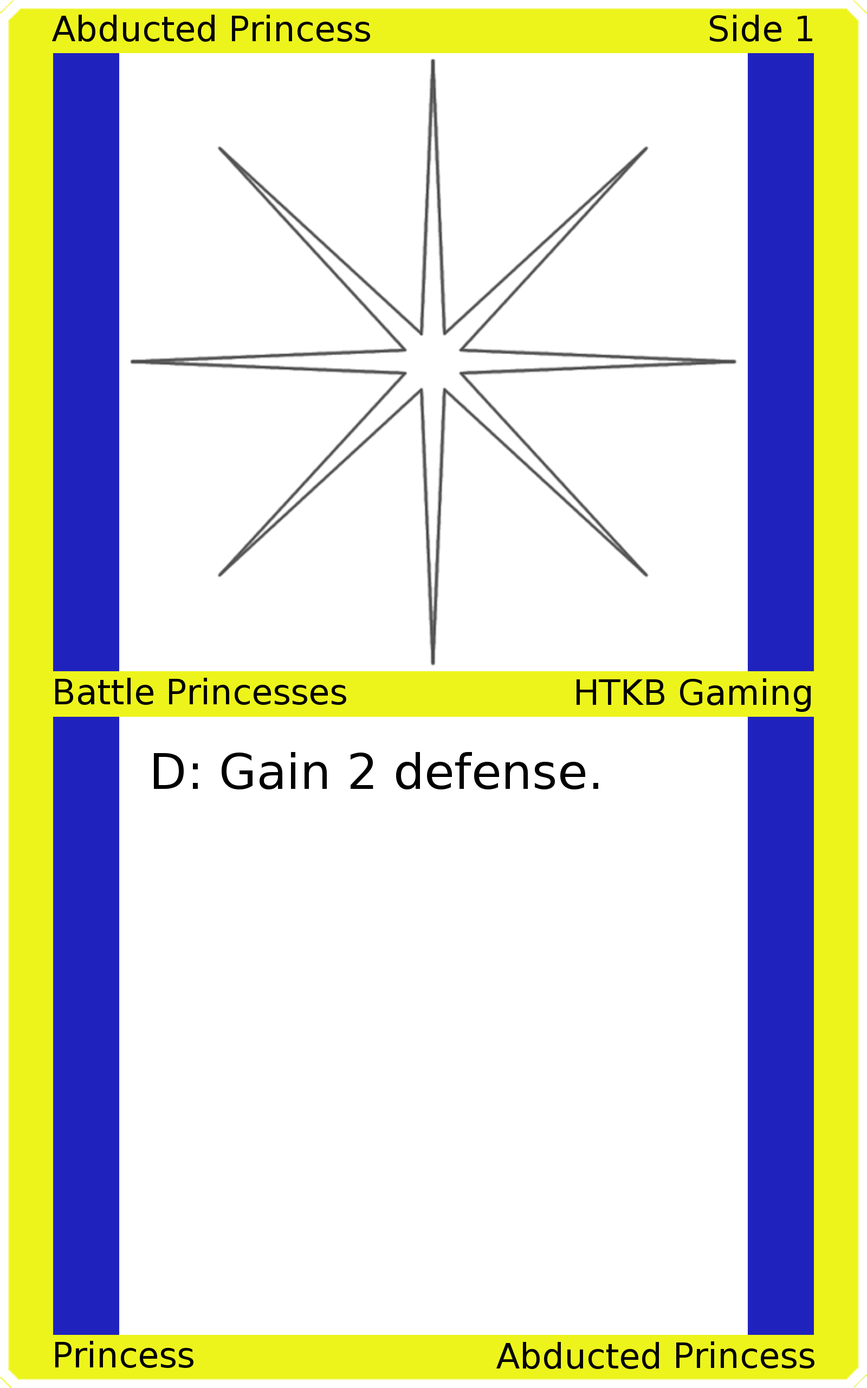
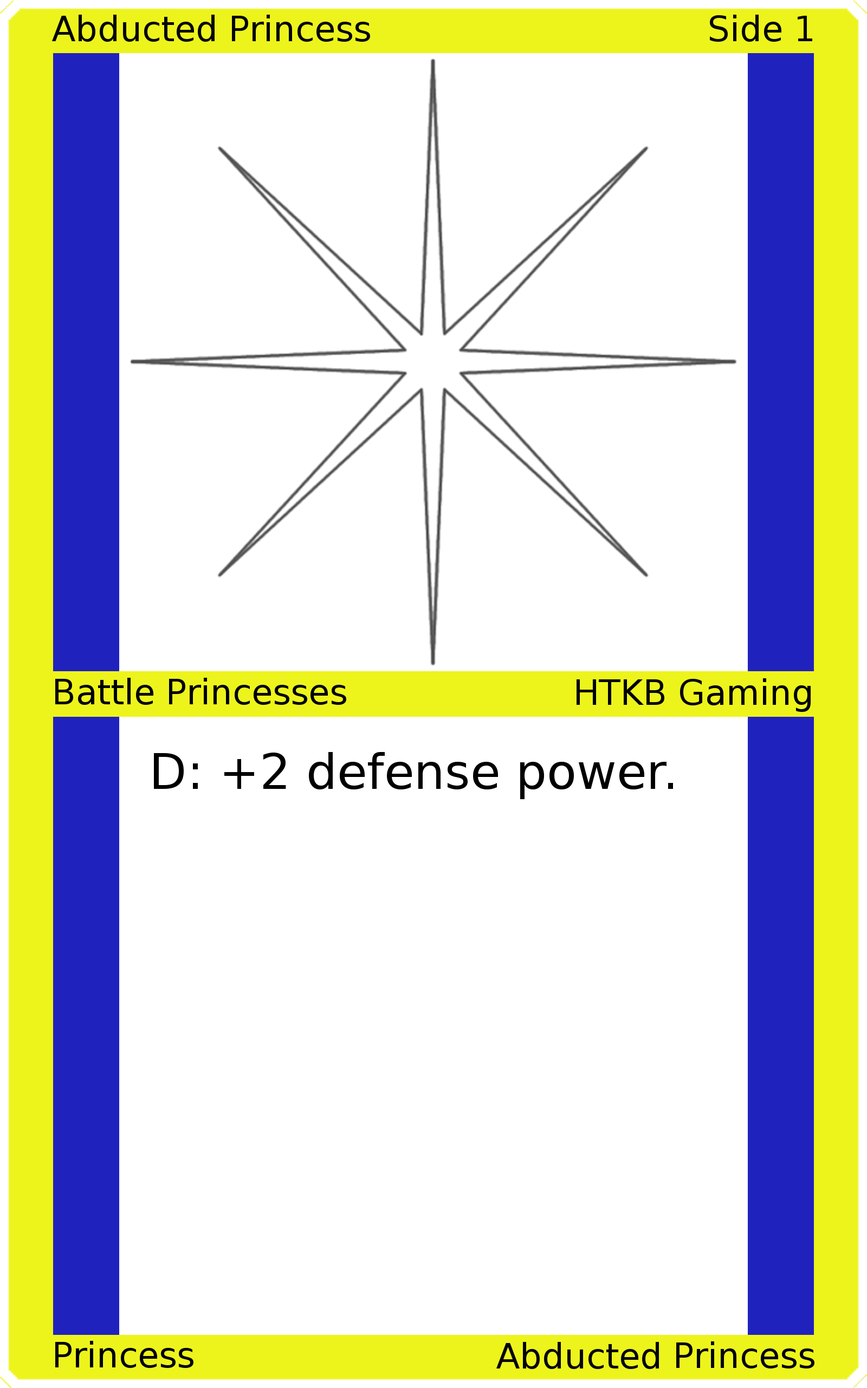
Two versions of the same layered image (867×1388). Layer-by-layer changes:
painted on "Card Text" over [221, 751, 674, 799]
